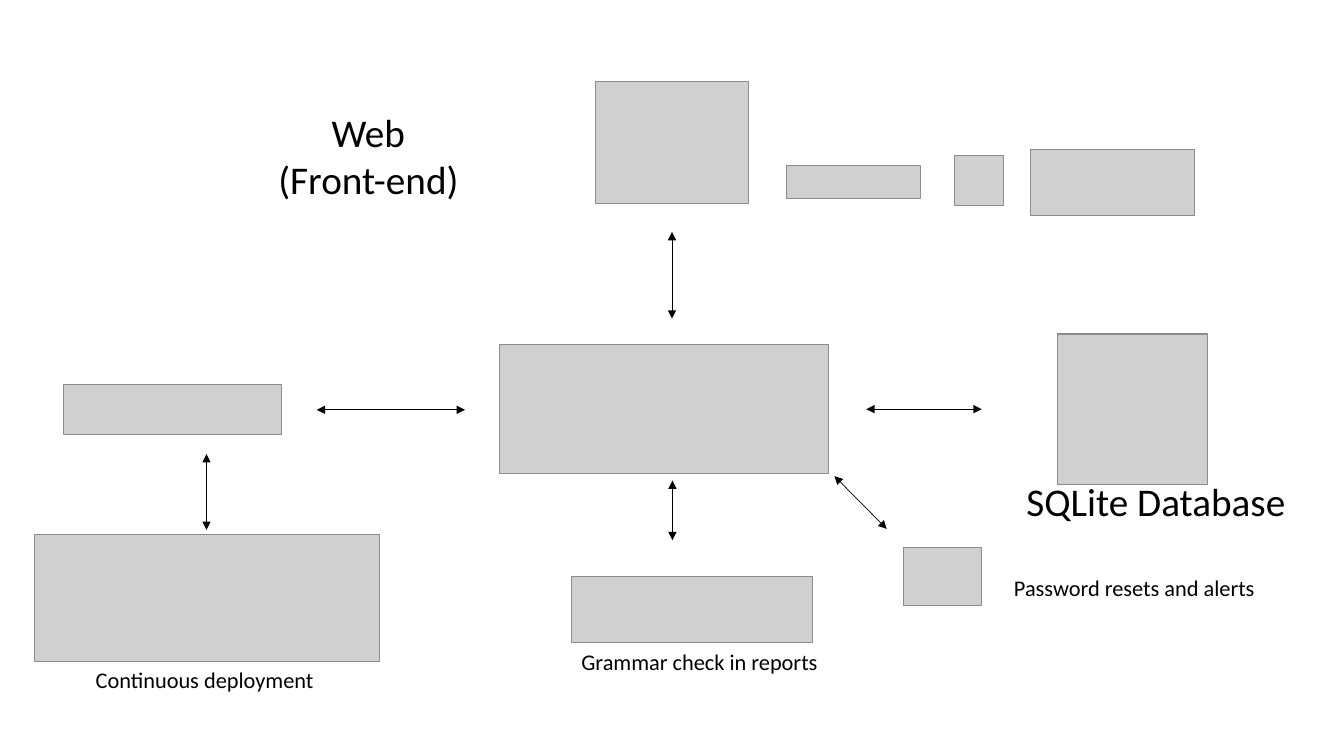
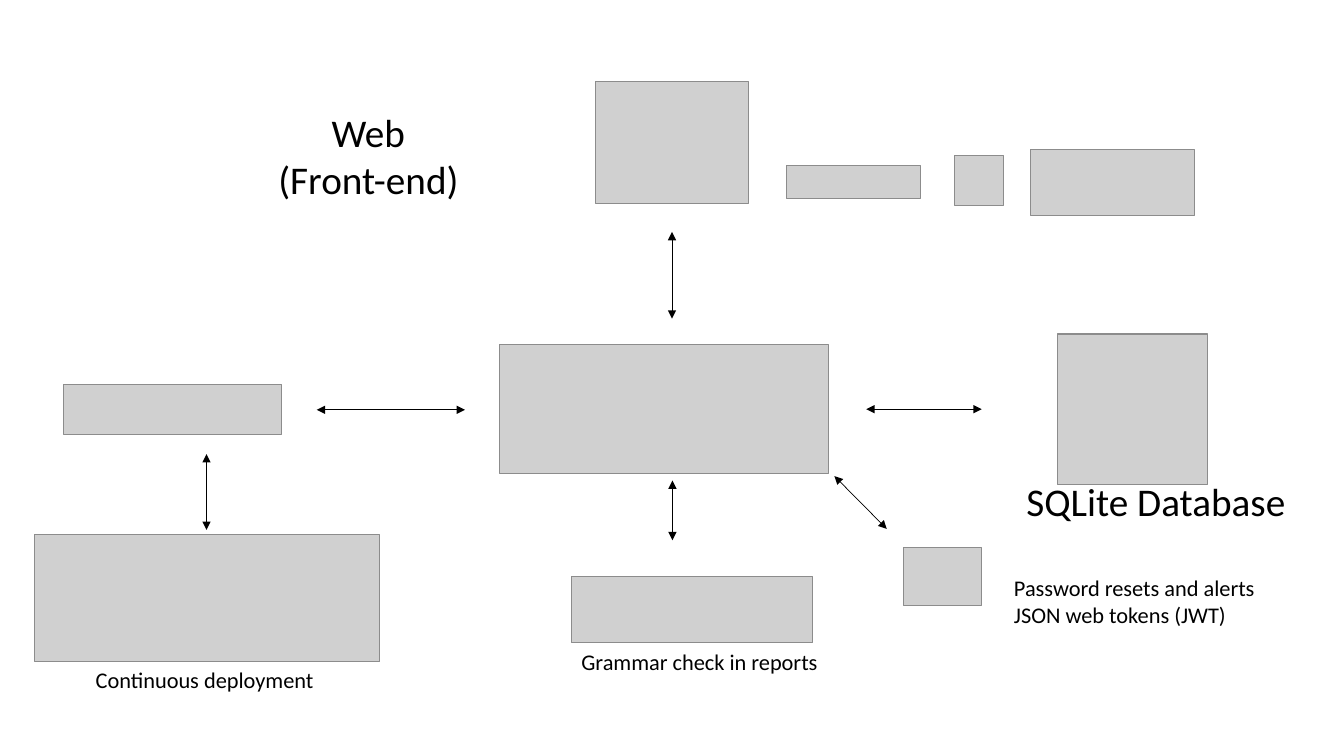
Before and after one commit to saipraveenkondapalli/portfolio, a slide deck: slide 2 of Presentation1.pptx. Drawn at 1344x756 pixels with LibreOffice and Linux fonts; fonts in the diff are those of the drawing; grey boxes stand for pictures. Boxes give left, top, right and bottom in pixels: in the first picture for what was removed or moved away, otherwise in the second. Text is boxed around its words. In the diff, an @@ line names an element or a change of style, - is before the commit and + after.

```diff
--- a/Presentation1.pptx
+++ b/Presentation1.pptx
@@ text at (x1=1014, y1=580, x2=1255, y2=626): text changed @@
-Password resets and alerts
+Password resets and alerts
+JSON web tokens (JWT)
```
Also in this commit, not shown: 1 other slide changed, 9 other files.
